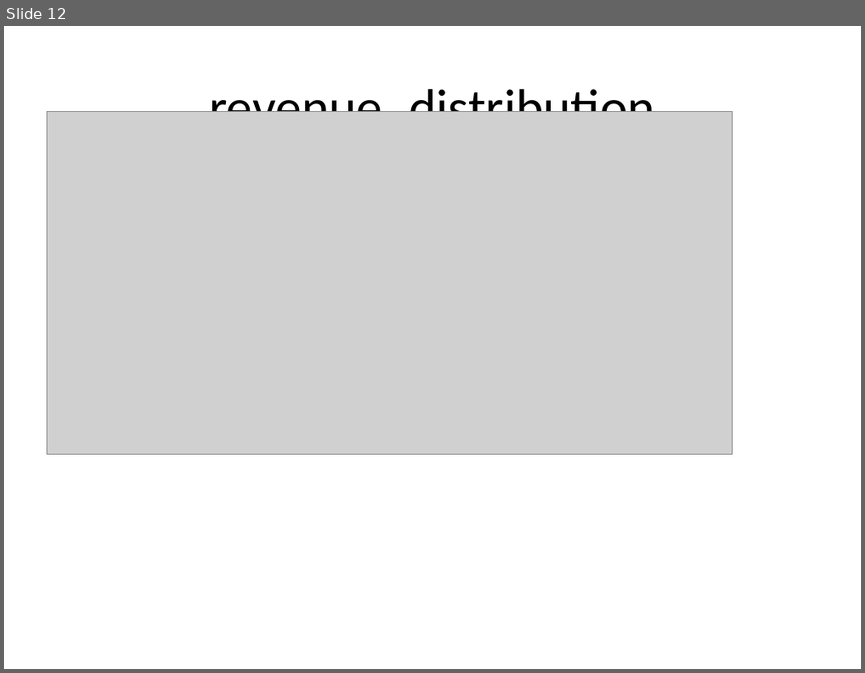
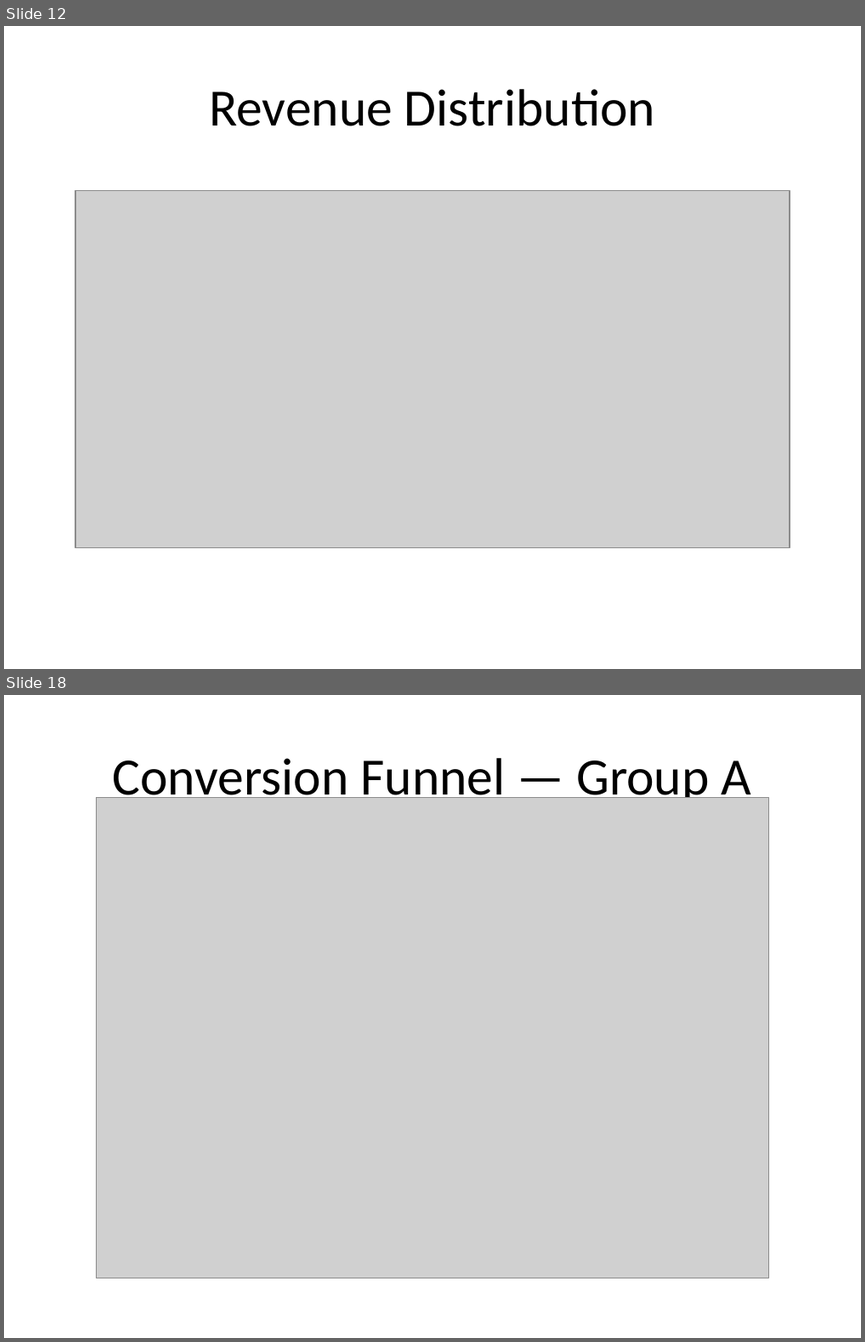
Before and after one commit to cathelenegeorge/CampAIgn-Analytics, a slide deck: reports/final_report.pptx. Shown one above the other, each under a label of ours: slide 12 before the commit, slides 12 and 18 after it; the slides between them are not shown. The pictures are 865x673 and 865x1342 pixels, drawn with LibreOffice and Linux fonts; fonts in the diff are those of the drawing; grey boxes stand for pictures. Boxes give left, top, right and bottom in pixels: in the first picture for what was removed or moved away, otherwise in the second. Text is boxed around its words. In the diff, an @@ line names an element or a change of style, - is before the commit and + after.

```diff
--- a/reports/final_report.pptx
+++ b/reports/final_report.pptx
@@ slide 18 added at (4, 695, 861, 1338), background #FFFFFF @@
@@ title added at (113, 758, 752, 807), 44 pt, text #000000 @@
+Conversion Funnel — Group A
@@ picture added at (97, 798, 768, 1277) @@
@@ slide 12 changed as well @@
@@ title at (209, 89, 655, 126): text changed @@
-revenue_distribution
+Revenue Distribution
@@ picture: place and size @@
-picture at (46, 112, 732, 454)
+picture at (75, 191, 789, 548)
```
Also in this commit, not shown: 7 other slides changed, 12 other slides added, 4 slides removed, 27 other files.
